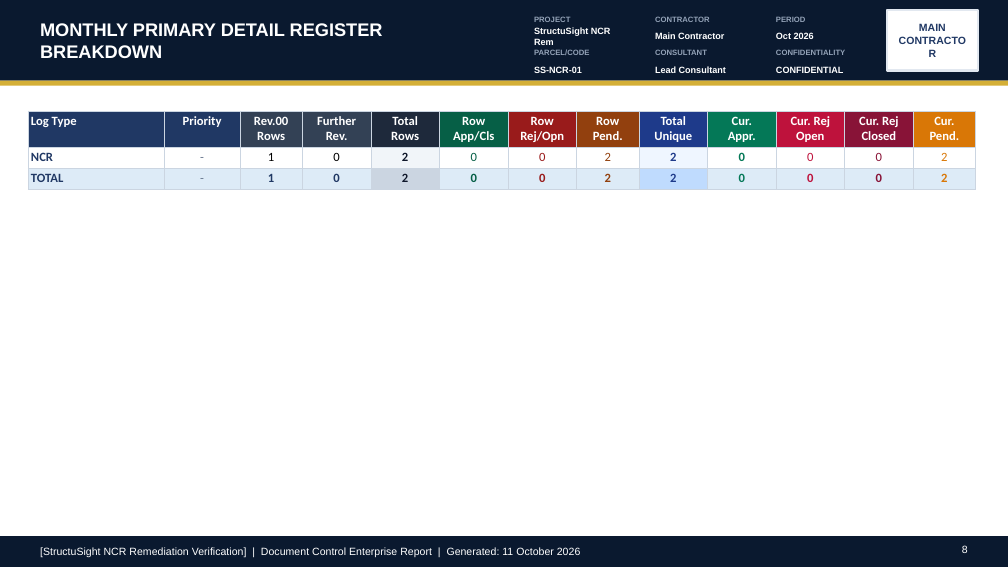
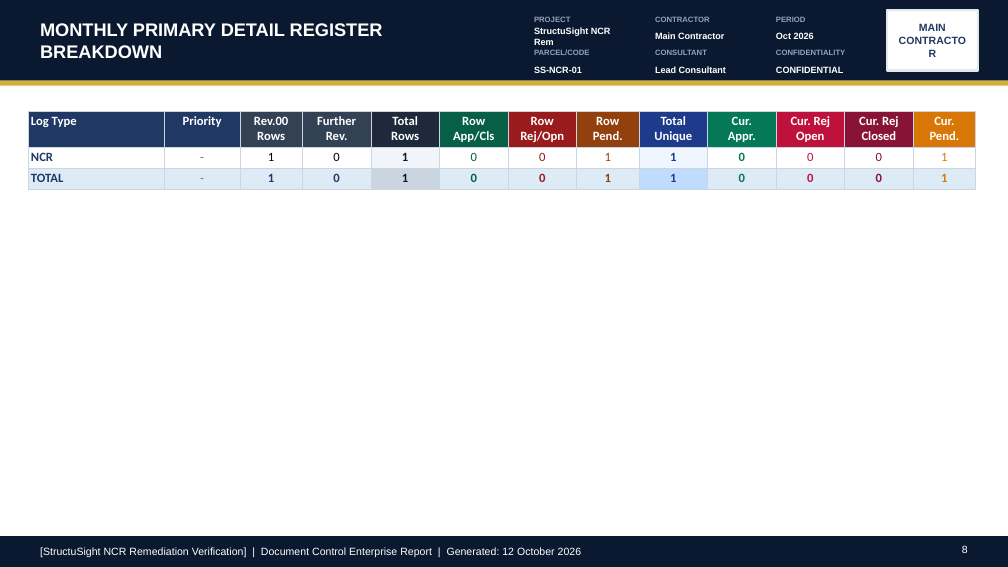
Before and after one commit to ezzeldinrashad197-sudo/ezzeldinrashad197-sudo, a slide deck: slide 8 of evidence/certification/StructuSight-NCR-Verification.pptx. Drawn at 1008x567 pixels with LibreOffice and Linux fonts; fonts in the diff are those of the drawing. Boxes give left, top, right and bottom in pixels: in the first picture for what was removed or moved away, otherwise in the second. Text is boxed around its words. In the diff, an @@ line names an element or a change of style, - is before the commit and + after.

Commit message:
test: update audit evidence and synthetic fixtures
Update verification audit reports, documentation timestamps, and NCR source identity fixtures to reflect current system state and ensure test reproducibility.

```diff
--- a/evidence/certification/StructuSight-NCR-Verification.pptx
+++ b/evidence/certification/StructuSight-NCR-Verification.pptx
@@ table at [28,111,976,212] @@
-row 2: NCR | - | 1 | 0 | 2 | 0 | 0 | 2 | 2 | 0 | 0 | 0 | 2
+row 2: NCR | - | 1 | 0 | 1 | 0 | 0 | 1 | 1 | 0 | 0 | 0 | 1
-row 3: TOTAL | - | 1 | 0 | 2 | 0 | 0 | 2 | 2 | 0 | 0 | 0 | 2
+row 3: TOTAL | - | 1 | 0 | 1 | 0 | 0 | 1 | 1 | 0 | 0 | 0 | 1
@@ text at [40,547,581,558]: text changed @@
-[StructuSight NCR Remediation Verification] | Document Control Enterprise Report | Generated: 11 October 2026
+[StructuSight NCR Remediation Verification] | Document Control Enterprise Report | Generated: 12 October 2026
```
Also in this commit, not shown: 15 other slides changed, 12 other files.
